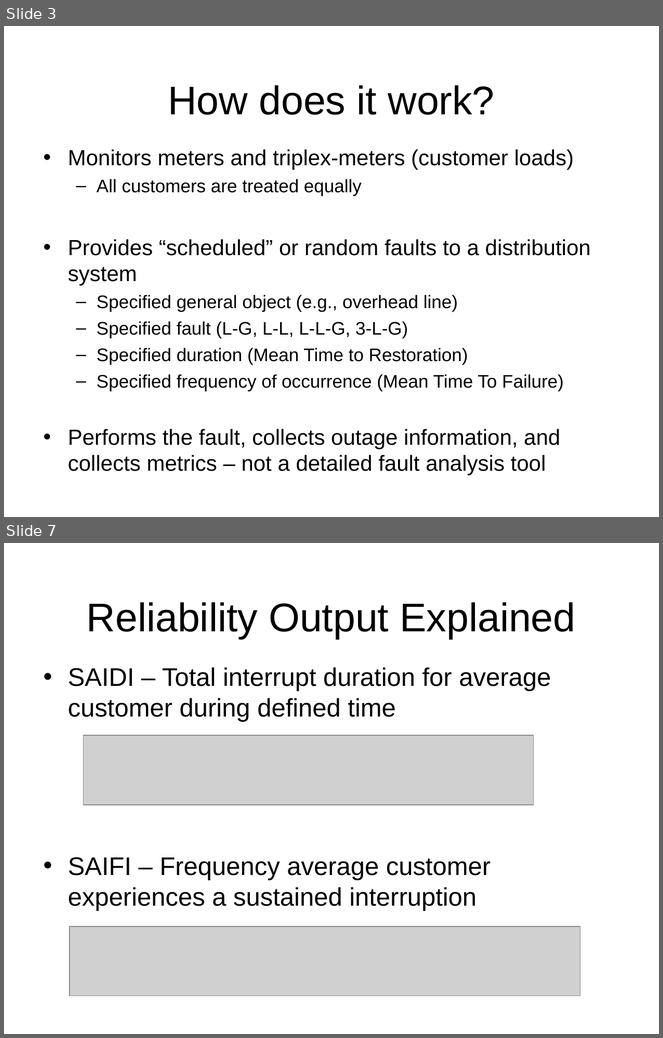
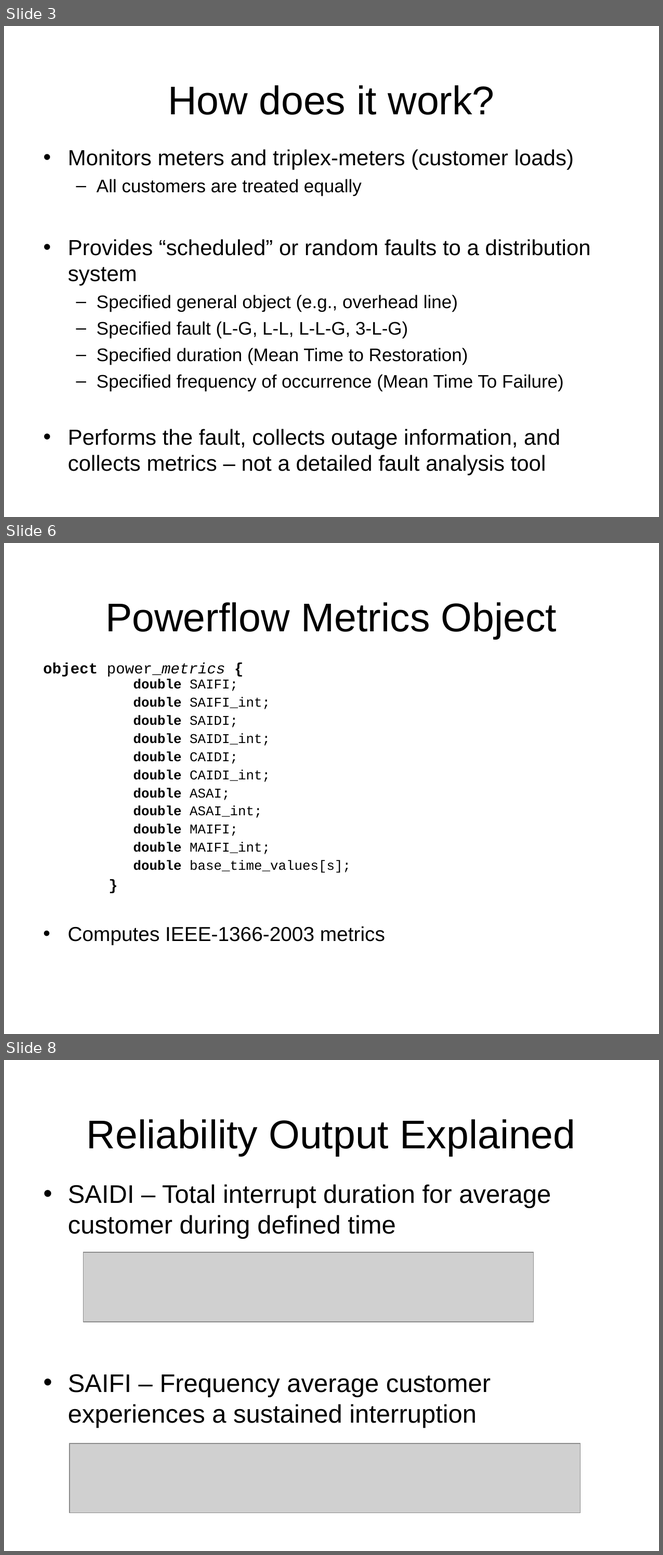
Before and after one commit to gridlab-d/course, a slide deck: FourDayCourse/4.2 - Reliability Module.ppt. Shown one above the other, each under a label of ours: slides 3 and 7 before the commit, slides 3, 6 and 8 after it; the slides between them are not shown. The pictures are 663x1038 and 663x1555 pixels, drawn with LibreOffice and Linux fonts; fonts in the diff are those of the drawing; grey boxes stand for pictures; background and template pictures are left out. Boxes give left, top, right and bottom in pixels: in the first picture for what was removed or moved away, otherwise in the second. Text is boxed around its words. In the diff, an @@ line names an element or a change of style, - is before the commit and + after.

```diff
--- a/FourDayCourse/4.2 - Reliability Module.ppt
+++ b/FourDayCourse/4.2 - Reliability Module.ppt
@@ slide 6 added at (4,543,659,1034), background picture (left out) @@
@@ title added at (105,602,557,639), 44 pt, text #000000 @@
+Powerflow Metrics Object
@@ text added at (43,663,385,945), 14.8 pt, text #000000 @@
+object power_metrics {
+double SAIFI;
+double SAIFI_int;
+double SAIDI;
+double SAIDI_int;
+double CAIDI;
+double CAIDI_int;
+double ASAI;
+double ASAI_int;
+double MAIFI;
+double MAIFI_int;
+double base_time_values[s];
+    }
+• Computes IEEE-1366-2003 metrics
@@ what was slide 7 is now slide 8 @@
```
Also in this commit, not shown: 5 slides changed, 3 other slides added, 1 slide removed.
